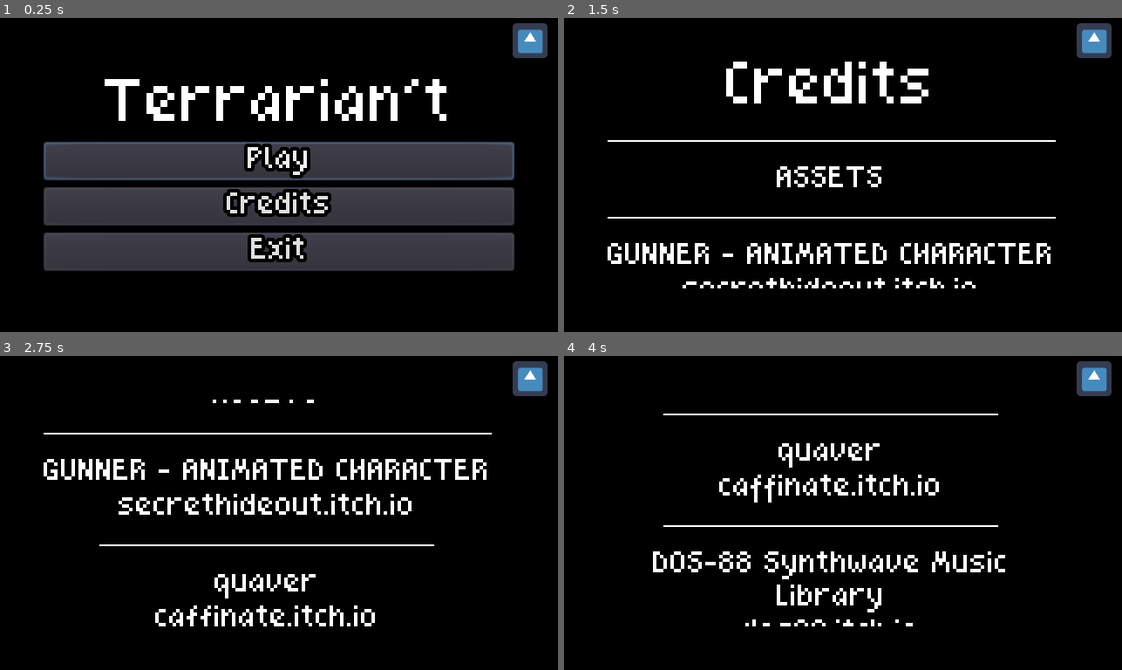
Above: before the commit, frames 1-4 (two rows, left to right).
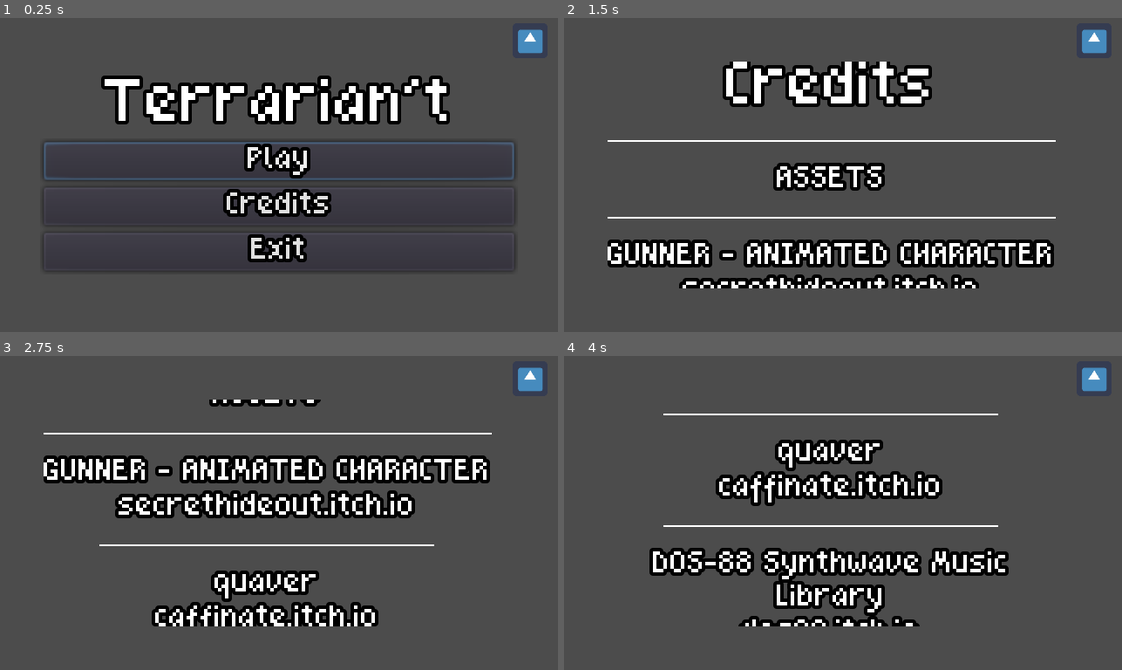
Above: after the commit, the same moments.

Repository: elixs/Terrarian-t
Game: Godot game, scene res://scenes/ui/main_menu.tscn
Two runs of this game, one before a commit and one after it. Both use one fixed random seed, a clock stepped at 60 frames per second and the inputs below. The engine's default icon, where the game draws it, is replaced by a stand-in: a white triangle on a blue panel in a dark square.
Inputs (mouse positions are in pixels of both pictures, inside the frame that each line leads up to):
- Up to frame 1 (0.25 s): no input
- Up to frame 2 (1.5 s): click "Credits" at 0.5 s; tap Enter at 1.25 s; move the mouse to (965, 159) at 1.27 s; hold D (move_right) from 1.28 s (still down); hold F (next_level) from 1.28 s (still down)
- Up to frame 3 (2.75 s): keep holding D (move_right); tap Space (jump) at 1.52, 2.27 s; move the mouse to (167, 528) at 2.02 s; release F (next_level) at 2.03 s; right-click (167, 528) at 2.1 s; tap F (next_level) at 2.3 s
- Up to frame 4 (4 s): move the mouse to (898, 443) at 2.77 s; release D (move_right) at 2.78 s; hold A (move_left) 2.78-3.53 s; hold F (next_level) 2.78-3.53 s; click (898, 443) at 2.85 s; move the mouse to (815, 575) at 3.52 s; hold D (move_right) from 3.53 s (still down); tap F (next_level) at 3.6 s; tap Space (jump) at 3.77 s

The runs differ from the first frame. In frame 1, 62% of the frame differs, in the area x 0-100%, y 0-100%; in frame 2, 85%; in frame 3, 84%; in frame 4, 87%.

Commit message:
added fade in level change

Diff:
--- a/project.godot
+++ b/project.godot
@@ -13,9 +13,15 @@
 "class": "Ball",
 "language": "GDScript",
 "path": "res://scenes/ball.gd"
+}, {
+"base": "KinematicBody2D",
+"class": "Player",
+"language": "GDScript",
+"path": "res://scenes/kevin.gd"
 } ]
 _global_script_class_icons={
-"Ball": ""
+"Ball": "",
+"Player": ""
 }
 
 [application]
@@ -28,6 +34,7 @@
 
 Game="*res://scenes/game.tscn"
 DB="*res://data/db.gd"
+Fade="*res://scenes/fade.tscn"
 
 [display]
 
@@ -141,5 +148,4 @@
 
 [rendering]
 
-environment/default_clear_color=Color( 0, 0, 0, 1 )
 environment/default_environment="res://default_env.tres"
--- /dev/null
+++ b/scenes/fade.gd
@@ -0,0 +1,25 @@
+extends CanvasLayer
+
+signal faded
+
+onready var animation_player = $AnimationPlayer
+
+
+func fade_out():
+	animation_player.play("fade_out")
+	yield(animation_player, "animation_finished")
+	emit_signal("faded")
+
+
+func fade_in():
+	animation_player.play("fade_in")
+	yield(animation_player, "animation_finished")
+	emit_signal("faded")
+
+
+func change_scene(scene: PackedScene):
+	fade_out()
+	yield(self, "faded")
+	get_tree().change_scene_to(scene)
+	fade_in()
+#	yield(Fade, "faded")
--- /dev/null
+++ b/scenes/fade.tscn
@@ -0,0 +1,66 @@
+[gd_scene load_steps=5 format=2]
+
+[ext_resource path="res://scenes/fade.gd" type="Script" id=1]
+
+[sub_resource type="Animation" id=1]
+length = 0.001
+tracks/0/type = "value"
+tracks/0/path = NodePath("ColorRect:modulate")
+tracks/0/interp = 1
+tracks/0/loop_wrap = true
+tracks/0/imported = false
+tracks/0/enabled = true
+tracks/0/keys = {
+"times": PoolRealArray( 0 ),
+"transitions": PoolRealArray( 1 ),
+"update": 0,
+"values": [ Color( 0, 0, 0, 0 ) ]
+}
+
+[sub_resource type="Animation" id=2]
+resource_name = "fade_in"
+length = 0.5
+tracks/0/type = "value"
+tracks/0/path = NodePath("ColorRect:modulate")
+tracks/0/interp = 1
+tracks/0/loop_wrap = true
+tracks/0/imported = false
+tracks/0/enabled = true
+tracks/0/keys = {
+"times": PoolRealArray( 0, 0.5 ),
+"transitions": PoolRealArray( 1, 1 ),
+"update": 0,
+"values": [ Color( 0, 0, 0, 1 ), Color( 0, 0, 0, 0 ) ]
+}
+
+[sub_resource type="Animation" id=3]
+resource_name = "fade_out"
+length = 0.5
+tracks/0/type = "value"
+tracks/0/path = NodePath("ColorRect:modulate")
+tracks/0/interp = 1
+tracks/0/loop_wrap = true
+tracks/0/imported = false
+tracks/0/enabled = true
+tracks/0/keys = {
+"times": PoolRealArray( 0, 0.5 ),
+"transitions": PoolRealArray( 1, 1 ),
+"update": 0,
+"values": [ Color( 0, 0, 0, 0 ), Color( 0, 0, 0, 1 ) ]
+}
+
+[node name="Fade" type="CanvasLayer"]
+layer = 10
+script = ExtResource( 1 )
+
+[node name="ColorRect" type="ColorRect" parent="."]
+modulate = Color( 0, 0, 0, 0 )
+anchor_right = 1.0
+anchor_bottom = 1.0
+mouse_filter = 2
+color = Color( 0, 0, 0, 1 )
+
+[node name="AnimationPlayer" type="AnimationPlayer" parent="."]
+anims/RESET = SubResource( 1 )
+anims/fade_in = SubResource( 2 )
+anims/fade_out = SubResource( 3 )
--- /dev/null
+++ b/scenes/goal.gd
@@ -0,0 +1,11 @@
+extends Area2D
+
+
+export(PackedScene) var next_level
+
+func _ready():
+	connect("body_entered", self, "_on_body_entered")
+
+
+func _on_body_entered(body: Node):
+	Fade.change_scene(next_level)
--- /dev/null
+++ b/scenes/goal.tscn
@@ -0,0 +1,19 @@
+[gd_scene load_steps=4 format=2]
+
+[ext_resource path="res://icon.png" type="Texture" id=1]
+[ext_resource path="res://scenes/goal.gd" type="Script" id=2]
+
+[sub_resource type="RectangleShape2D" id=1]
+extents = Vector2( 32, 32 )
+
+[node name="Goal" type="Area2D"]
+collision_layer = 0
+collision_mask = 2
+script = ExtResource( 2 )
+
+[node name="CollisionShape2D" type="CollisionShape2D" parent="."]
+shape = SubResource( 1 )
+
+[node name="Sprite" type="Sprite" parent="."]
+modulate = Color( 0, 1, 0, 1 )
+texture = ExtResource( 1 )
--- a/scenes/kevin.gd
+++ b/scenes/kevin.gd
@@ -1,3 +1,4 @@
+class_name Player
 extends KinematicBody2D
 
 #var Bullet = preload("res://scenes/bullet.tscn")
--- a/scenes/level_01.gd
+++ b/scenes/level_01.gd
@@ -1,6 +1,6 @@
 extends Node2D
 
 
-func _input(event):
-	if event.is_action_pressed("next_level"):
-		get_tree().change_scene("res://scenes/level_02.tscn")
+#func _input(event):
+#	if event.is_action_pressed("next_level"):
+#		get_tree().change_scene("res://scenes/level_02.tscn")
--- a/scenes/level_01.tscn
+++ b/scenes/level_01.tscn
@@ -12,6 +12,8 @@
 [ext_resource path="res://assets/background/Enjl-Starry Space Background/background_2.png" type="Texture" id=10]
 [ext_resource path="res://assets/background/Enjl-Starry Space Background/background_4.png" type="Texture" id=11]
 [ext_resource path="res://assets/background/Enjl-Starry Space Background/background_3.png" type="Texture" id=12]
+[ext_resource path="res://scenes/goal.tscn" type="PackedScene" id=13]
+[ext_resource path="res://scenes/level_02.tscn" type="PackedScene" id=14]
 
 [sub_resource type="ConvexPolygonShape2D" id=3]
 points = PoolVector2Array( 32, 16, 0, 16, 0, 0, 32, 0 )
@@ -303,4 +305,8 @@
 texture = ExtResource( 11 )
 centered = false
 
+[node name="Goal" parent="." instance=ExtResource( 13 )]
+position = Vector2( 300, 55 )
+next_level = ExtResource( 14 )
+
 [editable path="Bullet"]
--- a/scenes/ui/main_menu.gd
+++ b/scenes/ui/main_menu.gd
@@ -3,6 +3,8 @@
 onready var play = $VBoxContainer/Play
 onready var credits = $VBoxContainer/Credits
 onready var exit = $VBoxContainer/Exit
+
+export(PackedScene) var first_level
 
 func _ready():
 	play.connect("pressed", self, "_on_play_pressed")
@@ -16,7 +18,7 @@
 
 
 func _on_play_pressed():
-	get_tree().change_scene("res://scenes/level_01.tscn")
+	Fade.change_scene(first_level)
 
 
 func _on_credits_pressed():
--- a/scenes/ui/main_menu.tscn
+++ b/scenes/ui/main_menu.tscn
@@ -1,11 +1,13 @@
-[gd_scene load_steps=2 format=2]
+[gd_scene load_steps=3 format=2]
 
+[ext_resource path="res://scenes/level_01.tscn" type="PackedScene" id=1]
 [ext_resource path="res://scenes/ui/main_menu.gd" type="Script" id=3]
 
 [node name="MainMenu" type="MarginContainer"]
 anchor_right = 1.0
 anchor_bottom = 1.0
 script = ExtResource( 3 )
+first_level = ExtResource( 1 )
 
 [node name="VBoxContainer" type="VBoxContainer" parent="."]
 margin_left = 25.0
Not shown: 1 places in scenes/level_01.tscn that only renumber resources
